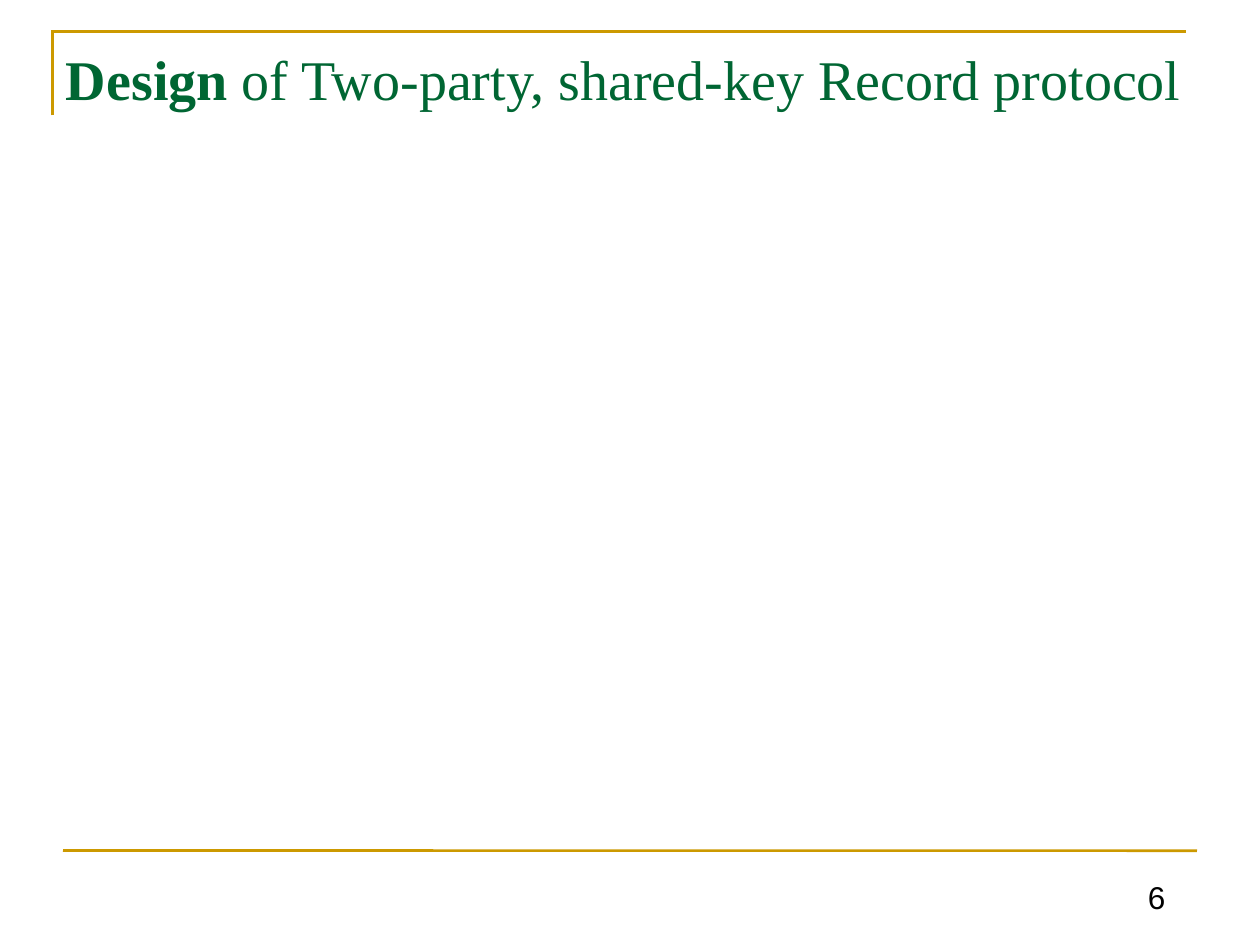
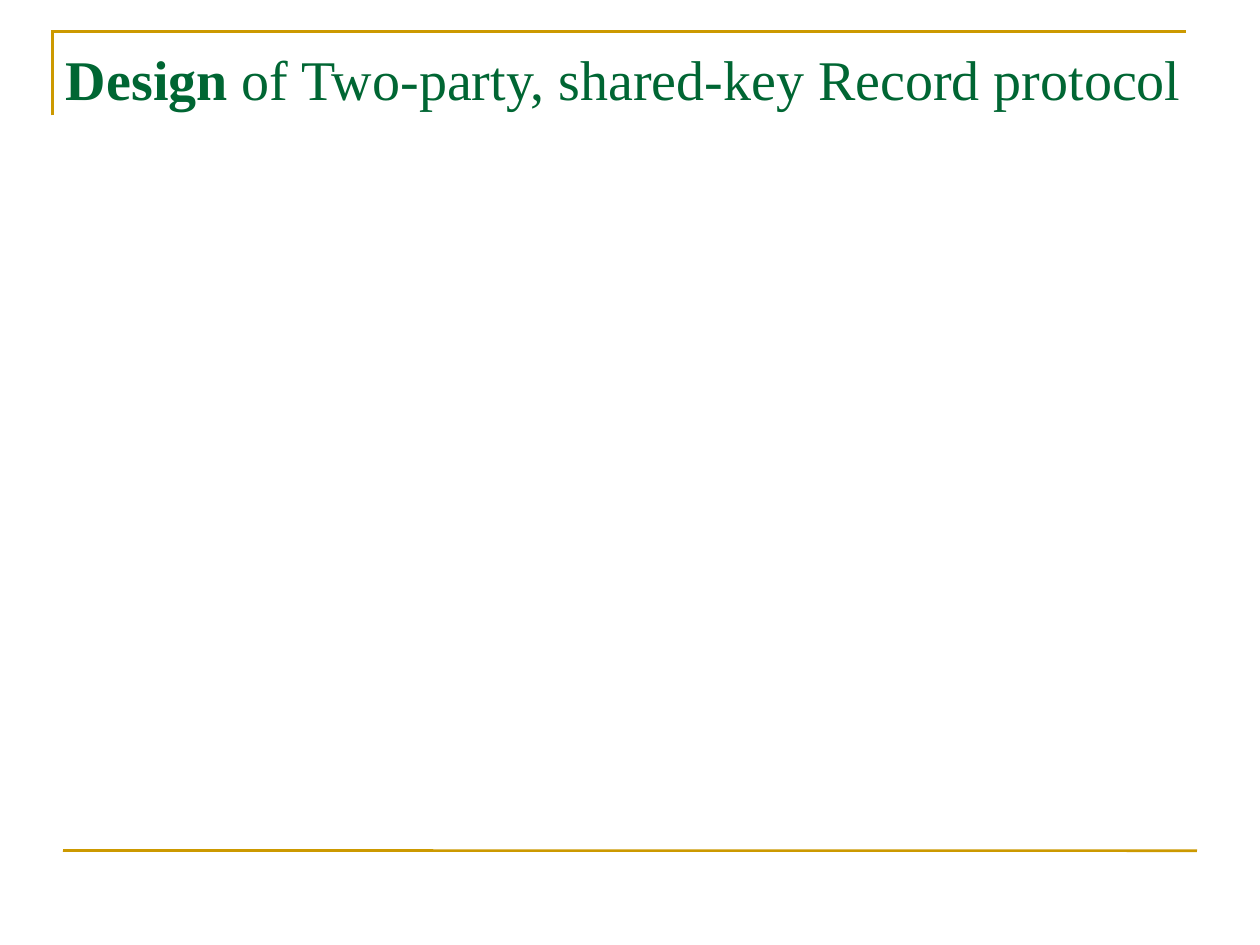
Before and after one commit to GhadaAlmashaqbeh/GhadaAlmashaqbeh.github.io, a slide deck: slide 6 of courses/cse3400-s2023/lecture8.pptx. Drawn at 1260x945 pixels with LibreOffice and Linux fonts; fonts in the diff are those of the drawing; grey boxes stand for pictures. Boxes give left, top, right and bottom in pixels: in the first picture for what was removed or moved away, otherwise in the second. Text is boxed around its words. In the diff, an @@ line names an element or a change of style, - is before the commit and + after.

```diff
--- a/courses/cse3400-s2023/lecture8.pptx
+++ b/courses/cse3400-s2023/lecture8.pptx
@@ page number removed at [1148, 887, 1166, 910] @@
-6
```
Also in this commit, not shown: 1 other slide changed, 4 slides added, 3 slides removed, 3 other files.
